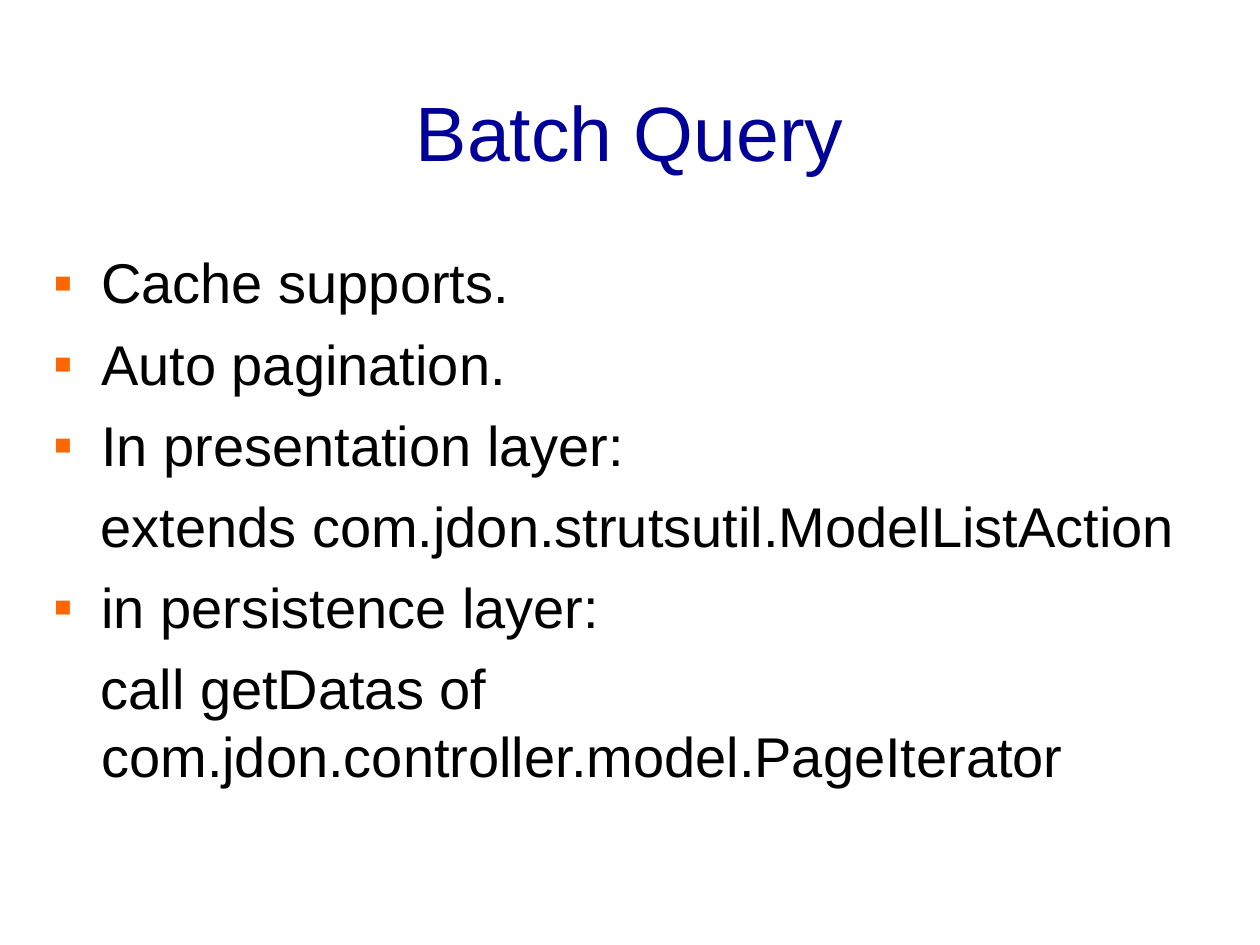
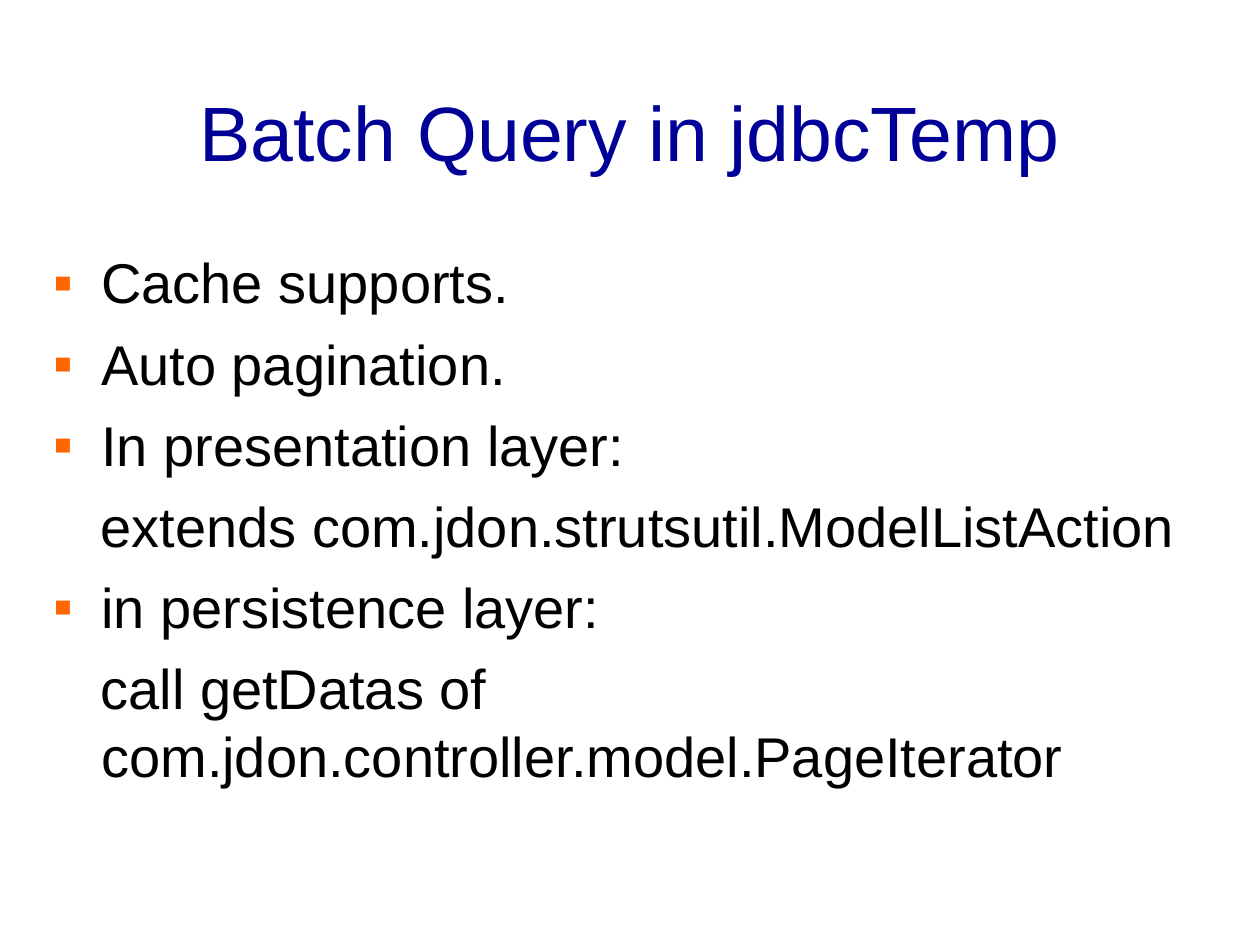
Before and after one commit to banq/jdonframework, a slide deck: slide 62 of doc/english/JdonFramework.ppt (slide 59 before the commit). Drawn at 1260x945 pixels with LibreOffice and Linux fonts; fonts in the diff are those of the drawing; background and template pictures are left out. Boxes give left, top, right and bottom in pixels: in the first picture for what was removed or moved away, otherwise in the second. Text is boxed around its words. In the diff, an @@ line names an element or a change of style, - is before the commit and + after.

```diff
--- a/doc/english/JdonFramework.ppt
+++ b/doc/english/JdonFramework.ppt
@@ title at <box>199,105,1060,176</box>: text changed @@
-Batch Query
+Batch Query in jdbcTemp
```
Also in this commit, not shown: 3 slides added, 27 other files.
